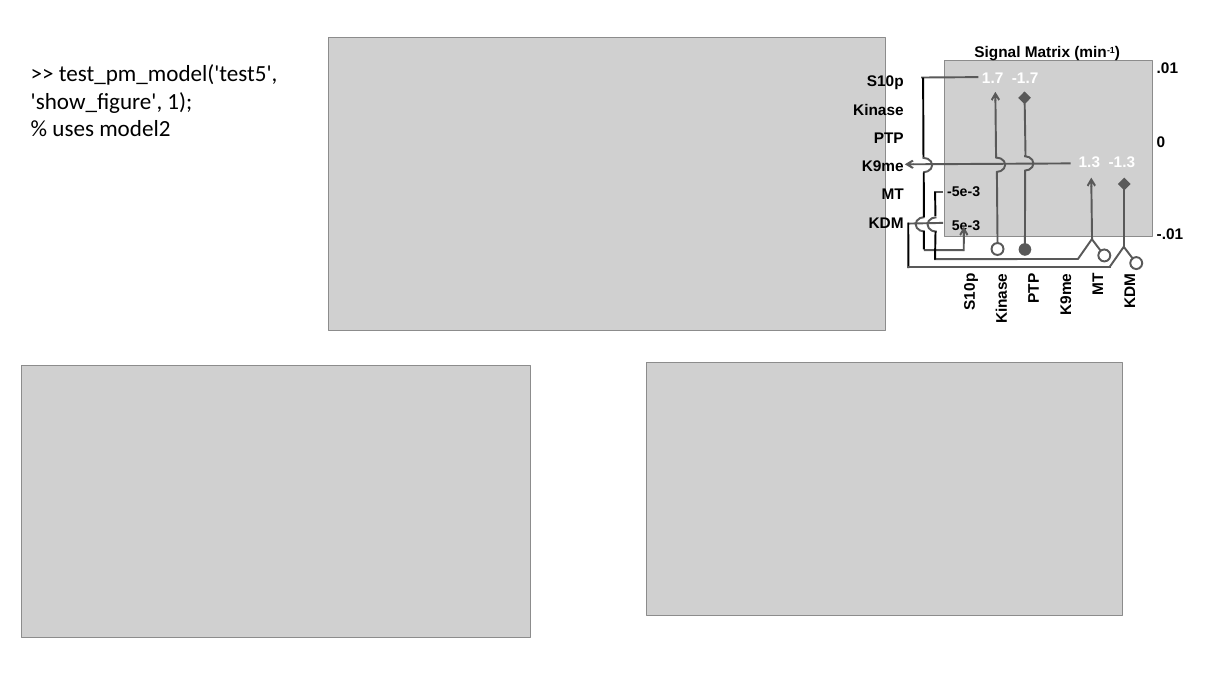
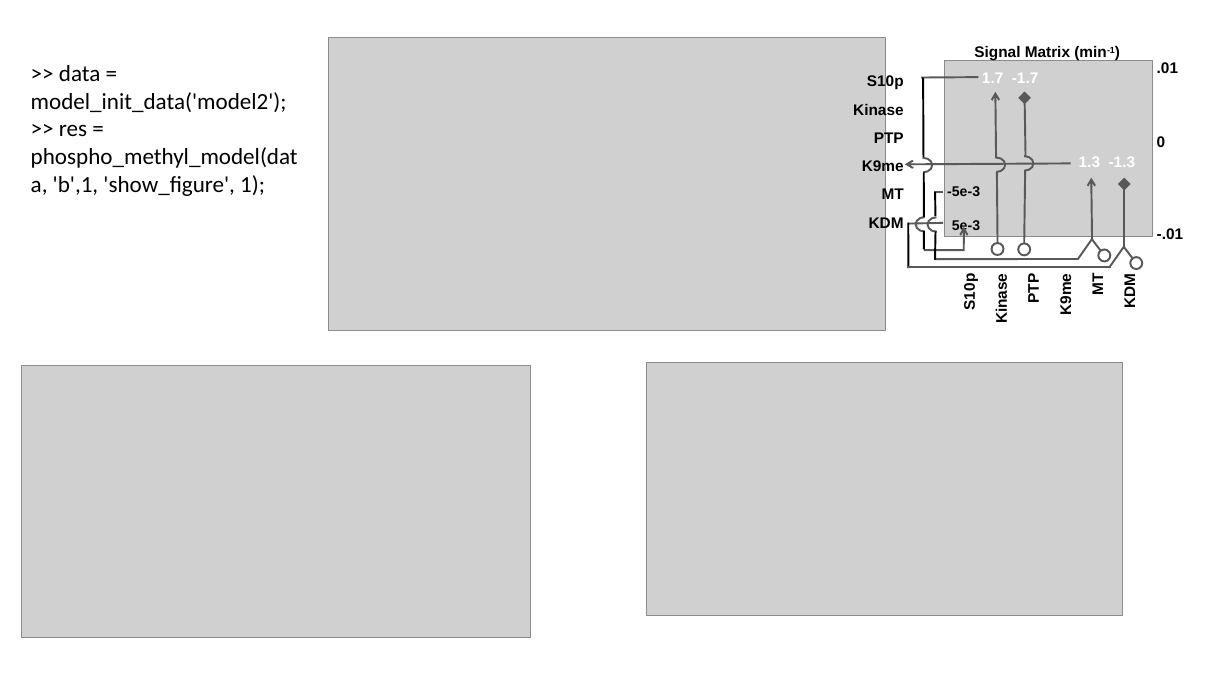
Before and after one commit to lu6007/fluocell, a slide deck: slide 10 of app/model/result_0211_2017.pptx. Drawn at 1232x693 pixels with LibreOffice and Linux fonts; fonts in the diff are those of the drawing; grey boxes stand for pictures. Boxes give left, top, right and bottom in pixels: in the first picture for what was removed or moved away, otherwise in the second. Text is boxed around its words. In the diff, an @@ line names an element or a change of style, - is before the commit and + after.

```diff
--- a/app/model/result_0211_2017.pptx
+++ b/app/model/result_0211_2017.pptx
@@ text at (x1=31, y1=65, x2=298, y2=196): text changed @@
->> test_pm_model('test5', 'show_figure', 1);
-% uses model2
+>> data = model_init_data('model2');
+>> res = phospho_methyl_model(data, 'b',1, 'show_figure', 1);
@@ arrow moved from (1025, 250) - (1025, 170) to (1025, 243) - (1025, 170) @@
@@ arrow (1025, 243) - (1025, 170): arrow to line @@
@@ ellipse added at (x1=1019, y1=243, x2=1031, y2=255), outline #595959 1.5 pt @@
```
Also in this commit, not shown: 2 other slides changed, 1 slide added, 29 other files.
